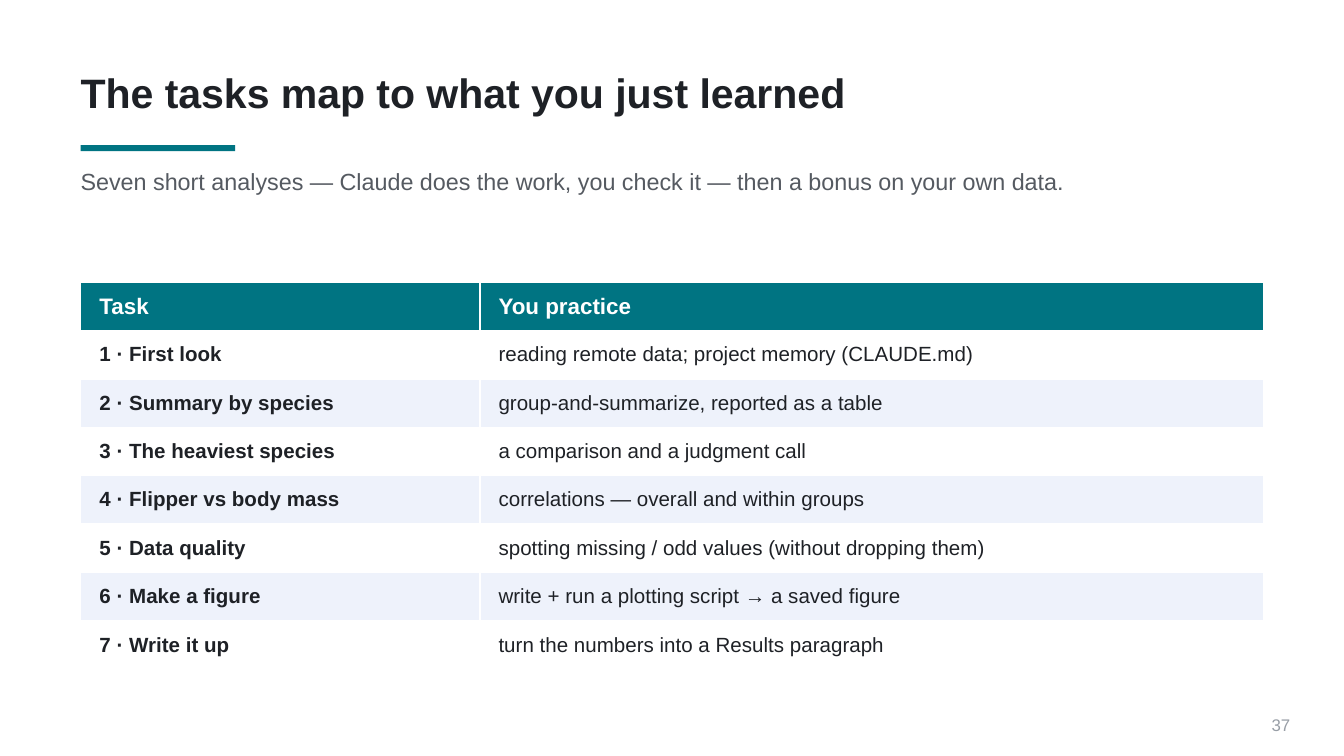
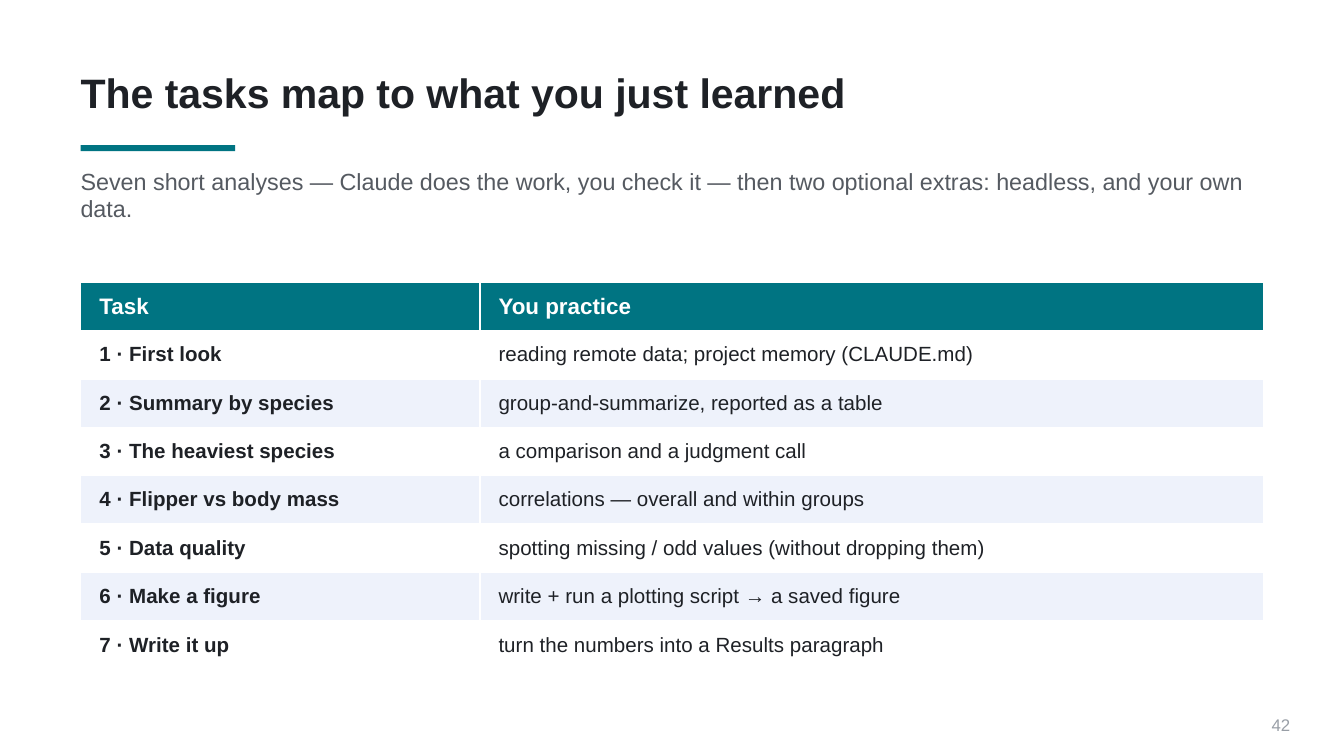
Before and after one commit to PursuitOfDataScience/uchicago-workshops, a slide deck: slide 42 of claude-code-tutorial/claude-code-tutorial.pptx (slide 37 before the commit). Drawn at 1344x756 pixels with LibreOffice and Linux fonts; fonts in the diff are those of the drawing. Boxes give left, top, right and bottom in pixels: in the first picture for what was removed or moved away, otherwise in the second. Text is boxed around its words. In the diff, an @@ line names an element or a change of style, - is before the commit and + after.

```diff
--- a/claude-code-tutorial/claude-code-tutorial.pptx
+++ b/claude-code-tutorial/claude-code-tutorial.pptx
@@ text at bbox=[81, 173, 1243, 217]: text changed @@
-Seven short analyses — Claude does the work, you check it — then a bonus on your own data.
+Seven short analyses — Claude does the work, you check it — then two optional extras: headless, and your own data.
@@ text at bbox=[1272, 719, 1291, 731]: text changed @@
-37
+42
```
Also in this commit, not shown: 29 other slides changed, 5 slides added, 9 other files.
